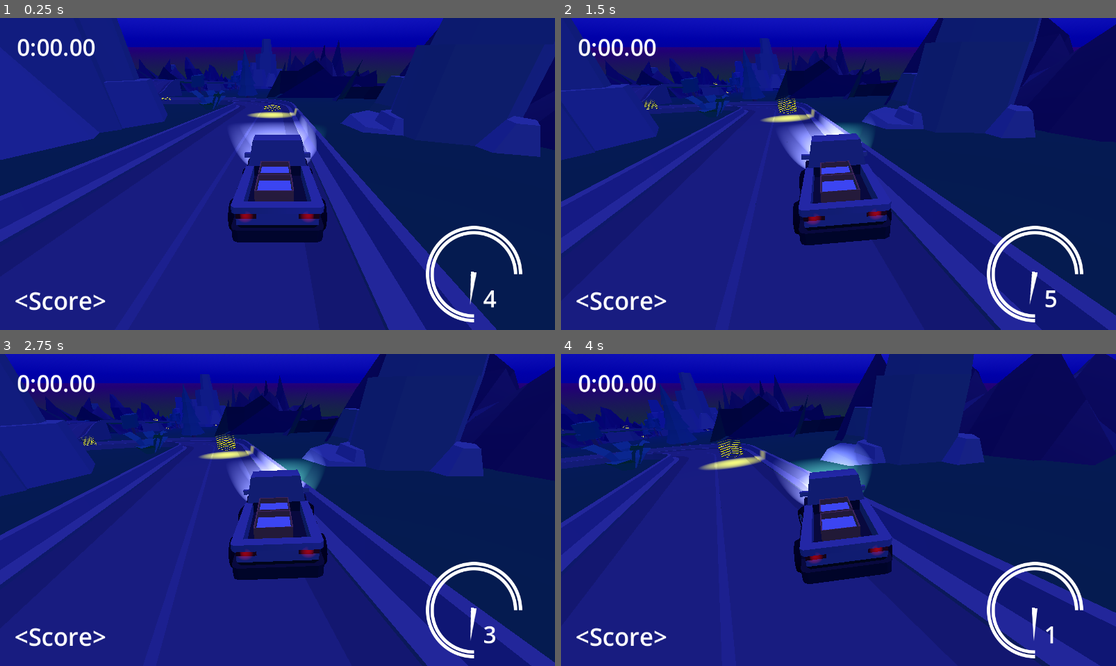
Above: before the commit, frames 1-4 (two rows, left to right).
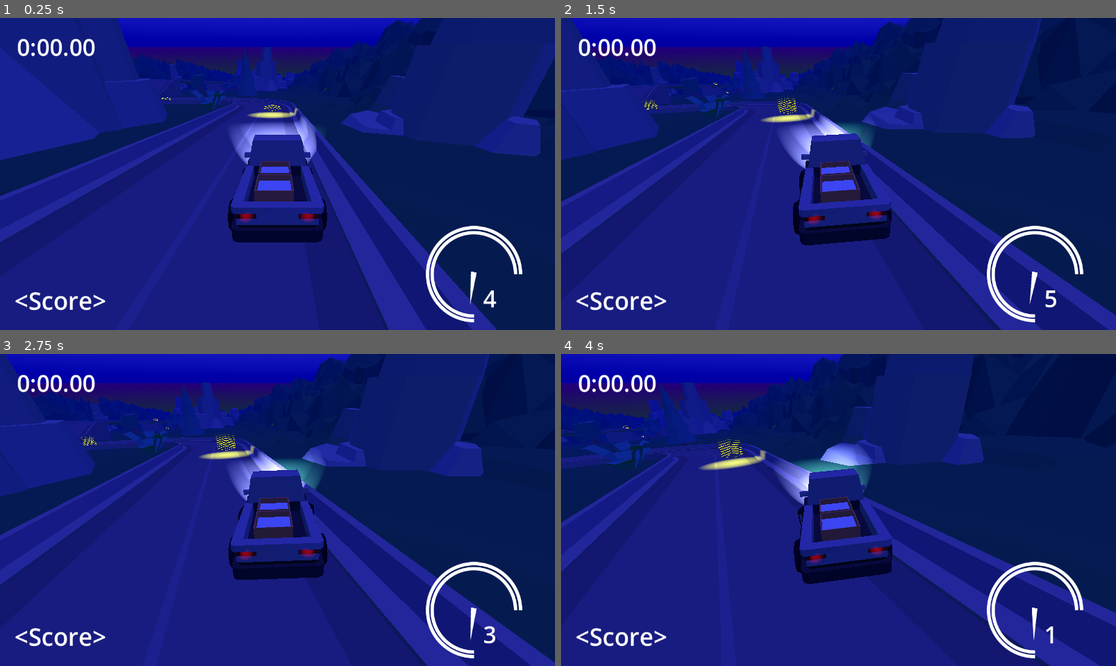
Above: after the commit, the same moments.

Repository: Yngwarr/tofu-delivery-game
Game: Godot game, scene res://scenes/Game.tscn
Two runs of this game, one before a commit and one after it. Both use one fixed random seed, a clock stepped at 60 frames per second and the inputs below.
Inputs:
- Up to frame 1 (0.25 s): no input
- Up to frame 2 (1.5 s): hold D (steer_right) 0.53-1.28 s; tap W (throttle) at 0.6, 1.35 s; hold S (brake) from 1.28 s (still down)
- Up to frame 3 (2.75 s): release S (brake) at 2.03 s; hold D (steer_right) from 2.03 s (still down); tap W (throttle) at 2.1 s
- Up to frame 4 (4 s): tap W (throttle) at 2.85, 3.6 s; release D (steer_right) at 3.53 s; hold A (steer_left) from 3.53 s (still down)

The runs differ from the first frame. In frame 1, 2.9% of the frame differs, in the area x 23-99%, y 0-45%; in frame 2, 4.1%; in frame 3, 4.3%; in frame 4, 5.5%, in the area x 0-100%, y 0-35%.

Commit message:
mountains

Diff:
--- /dev/null
+++ b/FloorMaterial.tres
@@ -0,0 +1,5 @@
+[gd_resource type="StandardMaterial3D" format=3 uid="uid://bn3ab5a4ynk1t"]
+
+[resource]
+albedo_color = Color(0.172549, 0.45098, 0.294118, 1)
+uv1_scale = Vector3(100, 100, 100)
--- a/scenes/Game.tscn
+++ b/scenes/Game.tscn
@@ -17,9 +17,9 @@
 [ext_resource type="PackedScene" uid="uid://4v02rs3ea4l1" path="res://models/nature/stone_tallA.glb" id="8_uoc4l"]
 [ext_resource type="PackedScene" uid="uid://b30w5ivn4ltip" path="res://models/nature/stone_tallB.glb" id="9_0sm30"]
 [ext_resource type="PackedScene" uid="uid://bip5ewt4nuwq" path="res://models/nature/tree_pineDefaultA.glb" id="10_qmw50"]
+[ext_resource type="Material" uid="uid://bn3ab5a4ynk1t" path="res://FloorMaterial.tres" id="11_4av16"]
 [ext_resource type="PackedScene" uid="uid://xx4pfh80qf33" path="res://models/nature/tree_pineDefaultB.glb" id="11_no28x"]
 [ext_resource type="PackedScene" uid="uid://c8majbdnhpmyo" path="res://models/nature/tree_pineTallB.glb" id="12_2odnt"]
-[ext_resource type="PackedScene" uid="uid://besy1pergldkp" path="res://models/terrain.glb" id="13_bjkub"]
 [ext_resource type="PackedScene" uid="uid://ct7ibmsln7e5w" path="res://scenes/Fork.tscn" id="14_edl5d"]
 [ext_resource type="PackedScene" uid="uid://c0857ljc4fvnr" path="res://models/nature/plant_bush.glb" id="16_ct8mb"]
 [ext_resource type="PackedScene" uid="uid://bhseqk1uacrdv" path="res://models/nature/stone_tallC.glb" id="16_u2l3s"]
@@ -29,16 +29,14 @@
 [ext_resource type="PackedScene" uid="uid://cvwjausc0aj5t" path="res://models/nature/tree_default_fall.glb" id="23_r24r8"]
 [ext_resource type="PackedScene" uid="uid://vixh8y0jqe7s" path="res://models/nature/tree_default.glb" id="24_b8a4w"]
 [ext_resource type="PackedScene" uid="uid://dqasb5kk3vtiy" path="res://models/nature/plant_bushSmall.glb" id="26_xhowt"]
+[ext_resource type="PackedScene" uid="uid://thveqexeyiwd" path="res://models/mount/mount.glb" id="29_q52s7"]
+[ext_resource type="PackedScene" uid="uid://cmykrextw8o71" path="res://models/mount/mount2.glb" id="31_lpi1w"]
 
 [sub_resource type="LabelSettings" id="LabelSettings_k2l0g"]
 font_size = 50
 
 [sub_resource type="WorldBoundaryShape3D" id="WorldBoundaryShape3D_b63vk"]
 plane = Plane(0, 1, 0.15, 0)
-
-[sub_resource type="StandardMaterial3D" id="StandardMaterial3D_gv6ey"]
-albedo_color = Color(0.172549, 0.45098, 0.294118, 1)
-uv1_scale = Vector3(100, 100, 100)
 
 [sub_resource type="PlaneMesh" id="PlaneMesh_qc7a3"]
 size = Vector2(200, 1300)
@@ -180,7 +178,7 @@
 
 [node name="MeshInstance3D" type="MeshInstance3D" parent="Floor"]
 transform = Transform3D(1, 0, 0, 0, 0.989016, -0.147809, 0, 0.147809, 0.989016, 44.031, -91.1425, 609.849)
-material_override = SubResource("StandardMaterial3D_gv6ey")
+material_override = ExtResource("11_4av16")
 mesh = SubResource("PlaneMesh_qc7a3")
 
 [node name="Car" parent="." instance=ExtResource("1_ee4kg")]
@@ -370,10 +368,10 @@
 transform = Transform3D(39.9951, -0.628991, -5.92093e-09, 0.626901, 39.8622, -3.25806, 0.0512322, 3.25766, 39.8671, 31.8245, -2.0939, 16.3508)
 
 [node name="stone_tallB2" parent="Environment" instance=ExtResource("9_0sm30")]
-transform = Transform3D(49.9938, -0.786238, 6.56695e-09, 0.783626, 49.8277, -4.07257, 0.0640403, 4.07207, 49.8339, 15.8419, -28.3631, 243.687)
+transform = Transform3D(49.9938, -0.786238, 6.56695e-09, 0.783626, 49.8277, -4.07257, 0.0640403, 4.07207, 49.8339, 15.8419, -35.6052, 243.687)
 
 [node name="stone_tallB4" parent="Environment" instance=ExtResource("9_0sm30")]
-transform = Transform3D(49.9938, -0.314495, 0.0012762, 0.783626, 19.9284, -4.15345, 0.0640403, 1.66118, 49.8272, 2.90403, -33.497, 274.337)
+transform = Transform3D(49.9938, -0.314495, 0.0012762, 0.783626, 19.9284, -4.15345, 0.0640403, 1.66118, 49.8272, 2.90403, -41.5685, 274.337)
 
 [node name="stone_tallB3" parent="Environment" instance=ExtResource("9_0sm30")]
 transform = Transform3D(39.9951, -0.628991, -5.92093e-09, 0.626901, 39.8622, -3.25806, 0.0512322, 3.25766, 39.8671, 8.86288, -99.7646, 626.38)
@@ -400,13 +398,13 @@
 transform = Transform3D(-9.99786, 0, -0.206808, 0, 10, 0, 0.206808, 0, -9.99786, 71.8539, -34.3249, 203.309)
 
 [node name="tree_pineDefaultA3" parent="Environment" instance=ExtResource("10_qmw50")]
-transform = Transform3D(-11.9974, 0, -0.248169, 0, 12, 0, 0.248169, 0, -11.9974, 47.8552, -33.1551, 244.21)
+transform = Transform3D(-11.9974, 0, -0.248169, 0, 12, 0, 0.248169, 0, -11.9974, 47.8552, -36.7779, 244.21)
 
 [node name="tree_pineDefaultB3" parent="Environment" instance=ExtResource("11_no28x")]
 transform = Transform3D(-8.21498, 0, -5.70212, 0, 10, 0, 5.70212, 0, -8.21498, 50.6998, -34.859, 225.557)
 
 [node name="tree_pineTallB3" parent="Environment" instance=ExtResource("12_2odnt")]
-transform = Transform3D(-9.99786, 0, -0.206808, 0, 10, 0, 0.206808, 0, -9.99786, 43.7876, -39.6477, 237.875)
+transform = Transform3D(-9.99786, 0, -0.206808, 0, 10, 0, 0.206808, 0, -9.99786, 43.7876, -39.9493, 237.875)
 
 [node name="plant_bush" parent="Environment" instance=ExtResource("16_ct8mb")]
 transform = Transform3D(20, 0, 0, 0, 20, 0, 0, 0, 20, 15.1304, -6.02295, 40.1534)
@@ -421,7 +419,7 @@
 transform = Transform3D(100, 0, 0, 0, 100, 0, 0, 0, 100, 102.847, -105.663, 732.846)
 
 [node name="stone_tallE3" parent="Environment" instance=ExtResource("17_tlxg1")]
-transform = Transform3D(50, 0, 0, 0, 50, 0, 0, 0, 50, -11.3426, -118.66, 854.506)
+transform = Transform3D(50, 0, 0, 0, 50, 0, 0, 0, 50, -11.3426, -124.867, 854.506)
 
 [node name="stone_tallD" parent="Environment" instance=ExtResource("18_00w5a")]
 transform = Transform3D(100, 0, 0, 0, 100, 0, 0, 0, 100, 108.587, -99.1575, 661.05)
@@ -459,143 +457,242 @@
 [node name="tree_default" parent="Environment" instance=ExtResource("24_b8a4w")]
 transform = Transform3D(20, 0, 0, 0, 20, 0, 0, 0, 20, 89.0567, -164.071, 1081.48)
 
-[node name="terrain" parent="." instance=ExtResource("13_bjkub")]
-transform = Transform3D(10, 0, 0, 0, 9.89016, -1.47809, 0, 1.47809, 9.89016, 32.2404, -13.6539, 55.1682)
-
-[node name="Cube" parent="terrain" index="0"]
-visible = false
-
-[node name="Cube001" parent="terrain" index="1"]
-transform = Transform3D(0.895075, 0, -0.445917, 7.45058e-09, 1, 0, 0.445917, 0, 0.895075, -4.79538, 1.00851, 7.94294)
-
-[node name="Cube002" parent="terrain" index="2"]
-transform = Transform3D(1, 0, 0, 0, 1, 0, 0, 0, 1, -0.346122, 0.893184, -0.667167)
-
-[node name="Cube003" parent="terrain" index="3"]
-transform = Transform3D(1, 0, 0, 0, 1, 0, 0, 0, 1, 2.00372, 0.642194, -2.50315)
-
-[node name="Cube004" parent="terrain" index="4"]
-transform = Transform3D(1, 0, 0, 0, 1, 0, 0, 0, 1, -0.471065, 1.28946, -0.864628)
-
-[node name="terrain4" parent="." instance=ExtResource("13_bjkub")]
-transform = Transform3D(10, 0, 0, 0, 9.89016, -1.47809, 0, 1.47809, 9.89016, 71.995, -86.7159, 544.037)
-
-[node name="Cube" parent="terrain4" index="0"]
-visible = false
-
-[node name="Cube001" parent="terrain4" index="1"]
-transform = Transform3D(1, 0, 0, 0, 3, 0, 0, 0, 2, -4.79538, 1.00851, 2.79087)
-
-[node name="Cube002" parent="terrain4" index="2"]
-transform = Transform3D(1, 0, 0, 0, 1, 0, 0, 0, 1, -0.346122, 0.893184, -0.667167)
-
-[node name="Cube003" parent="terrain4" index="3"]
-transform = Transform3D(1, 0, 0, 0, 3, 2.98023e-08, 0, -2.98023e-08, 3, -0.141409, 0.642194, -6.25362)
-
-[node name="Cube004" parent="terrain4" index="4"]
-transform = Transform3D(1, 0, 0, 0, 2, 0, 0, 0, 2, -4.13099, 1.28946, -8.55614)
-
-[node name="terrain2" parent="." instance=ExtResource("13_bjkub")]
-transform = Transform3D(10, 0, 0, 0, 14.8352, -1.66256, 0, 2.21714, 11.1245, 53.019, -29.1426, 158.806)
-
-[node name="Cube" parent="terrain2" index="0"]
-visible = false
-
-[node name="Cube001" parent="terrain2" index="1"]
-transform = Transform3D(1, 0, 0, 0, 1, -5.21541e-08, 0, -1.04308e-07, 1, 1.17765, 0.811931, 4.28532)
-
-[node name="Cube002" parent="terrain2" index="2"]
-transform = Transform3D(1, 0, 0, 0, 1, 0, 0, 0, 1, -0.346122, 0.893184, -0.667167)
-
-[node name="Cube003" parent="terrain2" index="3"]
-transform = Transform3D(1, 0, 0, 0, 1, -1.49012e-08, 0, -5.96046e-08, 1, 2.54881, 0.602769, -2.50315)
-
-[node name="Cube004" parent="terrain2" index="4"]
-transform = Transform3D(1, 0, 0, 0, 1, 2.68221e-07, 0, -8.9407e-08, 3, -0.568597, 0.921193, -6.60868)
-
-[node name="terrain3" parent="." instance=ExtResource("13_bjkub")]
-transform = Transform3D(10, 0, 0, 0, 14.8352, -1.66256, 0, 2.21714, 11.1245, 53.019, -58.8673, 357.698)
-
-[node name="Cube" parent="terrain3" index="0"]
-visible = false
-
-[node name="Cube001" parent="terrain3" index="1"]
-transform = Transform3D(1, 0, 0, 0, 1, -4.47035e-08, 0, -1.49012e-07, 1, 1.17765, 0.673081, 2.2203)
-
-[node name="Cube002" parent="terrain3" index="2"]
-transform = Transform3D(1, 0, 0, 0, 1, 2.98023e-08, 0, -2.98023e-08, 3, 4.47423, 0.893185, -0.667168)
-
-[node name="Cube003" parent="terrain3" index="3"]
-transform = Transform3D(1, 0, 0, 0, 2, 1.78814e-07, 0, -1.49012e-07, 3, 3.45204, 0.602768, -6.12143)
-
-[node name="Cube004" parent="terrain3" index="4"]
-transform = Transform3D(1, 0, 0, 0, 1, -5.21541e-08, 0, -1.93715e-07, 1, -0.278934, 0.921195, -3.50577)
-
-[node name="terrain6" parent="." instance=ExtResource("13_bjkub")]
-transform = Transform3D(10, 0, 0, 0, 14.8352, -1.66256, 0, 2.21714, 11.1245, 35.642, -135.835, 872.702)
-
-[node name="Cube" parent="terrain6" index="0"]
-visible = false
-
-[node name="Cube001" parent="terrain6" index="1"]
-transform = Transform3D(1, 0, 0, 0, 1, -4.47035e-08, 0, -1.3411e-07, 1, -0.572208, 0.811932, 1.33598)
-
-[node name="Cube002" parent="terrain6" index="2"]
-transform = Transform3D(1, 0, 0, 0, 1, -7.45058e-09, 0, -2.98023e-08, 1, 3.48169, 0.893185, -0.667168)
-
-[node name="Cube003" parent="terrain6" index="3"]
-transform = Transform3D(1, 0, 0, 0, 2, 5.96047e-08, 0, -2.98023e-08, 4, 6.80079, 0.602769, -9.41296)
-
-[node name="Cube004" parent="terrain6" index="4"]
-transform = Transform3D(1, 0, 0, 0, 3, 3.57628e-07, 0, -2.38419e-07, 5, -1.172, 0, -10)
-
-[node name="terrain5" parent="." instance=ExtResource("13_bjkub")]
-transform = Transform3D(10, 0, 0, 0, 14.8352, -1.66256, 0, 2.21714, 11.1245, 53.019, -58.8673, 357.698)
-
-[node name="Cube" parent="terrain5" index="0"]
-visible = false
-
-[node name="Cube001" parent="terrain5" index="1"]
-transform = Transform3D(1, 0, 0, 0, 1, -5.96046e-08, 0, -1.78814e-07, 1, 12.7128, 0.67308, 42.1975)
-
-[node name="Cube002" parent="terrain5" index="2"]
-transform = Transform3D(1, 0, 0, 0, 2, 2.98023e-07, 0, -1.78814e-07, 4, -16.3682, -0.357639, 5.88242)
-
-[node name="Cube003" parent="terrain5" index="3"]
-transform = Transform3D(0.872335, 0, 1.46673, 7.45058e-09, 2, -8.9407e-08, -0.488911, -1.49012e-07, 2.61701, -18.8113, 0.602769, 19.649)
-
-[node name="Cube004" parent="terrain5" index="4"]
-transform = Transform3D(1, 0, 0, 0, 1, -5.21541e-08, 0, -1.78814e-07, 1, -2.27145, 0.921192, 32.4073)
-
-[node name="terrain7" parent="." instance=ExtResource("13_bjkub")]
-transform = Transform3D(10, 0, 0, 0, 14.8352, -1.66256, 0, 2.21714, 11.1245, 49.3794, -130.962, 840.093)
-
-[node name="Cube" parent="terrain7" index="0"]
-visible = false
-
-[node name="Cube001" parent="terrain7" index="1"]
-transform = Transform3D(1, 0, 0, 0, 0.999996, 0.00370003, 0, -0.00370029, 0.999996, 17.612, 0.624228, 28.995)
-
-[node name="Cube002" parent="terrain7" index="2"]
-transform = Transform3D(-0.999827, -4.44089e-16, 0.0746262, -1.39698e-09, 2, -1.07288e-06, -0.0186565, -3.57628e-07, -3.99931, 15.4941, 1.16753, 17.3151)
-
-[node name="Cube003" parent="terrain7" index="3"]
-transform = Transform3D(1, 0, 0, 0, 2, 2.67685e-07, 0, -2.67685e-07, 2, -14.4322, 0.602774, 22.1377)
-
-[node name="Cube004" parent="terrain7" index="4"]
-transform = Transform3D(1, 0, 0, 0, 1, -5.21541e-08, 0, -2.23517e-07, 1, -3.11764, 0.921192, 32.4073)
-
 [node name="plant_bushSmall" parent="." instance=ExtResource("26_xhowt")]
 transform = Transform3D(50, 0, 0, 0, 49.5211, -6.90334, 0, 6.90334, 49.5211, 29.4494, -102.266, 681.772)
+
+[node name="mount" parent="." instance=ExtResource("29_q52s7")]
+transform = Transform3D(-2.16156e-07, -3.23048e-08, -5, -0.739047, 4.94508, 0, 4.94508, 0.739047, -2.18557e-07, 145.381, -4.1528, 31.7851)
+
+[node name="Plane" parent="mount" index="0"]
+transform = Transform3D(1, 0, 0, 0, 1, 0, 7.10543e-15, 1.33227e-15, 1, 0.288128, -1.92792, 0)
+material_override = ExtResource("11_4av16")
+
+[node name="mount2" parent="." instance=ExtResource("31_lpi1w")]
+transform = Transform3D(-2.16156e-07, -3.23048e-08, -5, -0.739047, 4.94508, 1.41319e-15, 4.94508, 0.739047, -2.18557e-07, 170.555, -21.9296, 150.732)
+
+[node name="Plane" parent="mount2" index="0"]
+transform = Transform3D(1, 0, 0, 0, 1, 8.88178e-16, 7.10543e-15, 4.44089e-16, 1, 0.240431, -1.60876, 0)
+material_override = ExtResource("11_4av16")
+
+[node name="mount3" parent="." instance=ExtResource("29_q52s7")]
+transform = Transform3D(-2.16156e-07, -3.23048e-08, -5, -0.739047, 4.94508, 0, 4.94508, 0.739047, -2.18557e-07, 145.381, -40.3968, 253.088)
+
+[node name="Plane" parent="mount3" index="0"]
+transform = Transform3D(1, 0, 0, 0, 1, 0, 3.90799e-14, 5.32907e-15, 1, 3.50289, -1.44747, -4.80179)
+material_override = ExtResource("11_4av16")
+
+[node name="mount5" parent="." instance=ExtResource("29_q52s7")]
+transform = Transform3D(-2.16156e-07, -3.23048e-08, -5, -0.739047, 4.94508, 0, 4.94508, 0.739047, -2.18557e-07, 137.803, -65.2685, 478.72)
+
+[node name="Plane" parent="mount5" index="0"]
+transform = Transform3D(1, 0, 0, 0, 1, 0, 3.90799e-14, 5.32907e-15, 1, 3.50289, -1.44747, -4.80179)
+material_override = ExtResource("11_4av16")
+
+[node name="mount7" parent="." instance=ExtResource("29_q52s7")]
+transform = Transform3D(-2.16156e-07, -3.23048e-08, -5, -0.739047, 4.94508, 0, 4.94508, 0.739047, -2.18557e-07, 151.227, -83.2404, 709.163)
+
+[node name="Plane" parent="mount7" index="0"]
+transform = Transform3D(1, 0, 0, 0, 1, 0, 4.9738e-14, 5.32907e-15, 1, 4.00096, -4.77998, -4.8018)
+material_override = ExtResource("11_4av16")
+
+[node name="mount9" parent="." instance=ExtResource("29_q52s7")]
+transform = Transform3D(-2.16156e-07, -3.23048e-08, -5, -0.739047, 4.94508, 0, 4.94508, 0.739047, -2.18557e-07, 151.227, -116.809, 925.537)
+
+[node name="Plane" parent="mount9" index="0"]
+transform = Transform3D(1, 0, 0, 0, 1, 0, 4.9738e-14, 5.32907e-15, 1, 4.00096, -4.77998, -4.8018)
+material_override = ExtResource("11_4av16")
+
+[node name="mount16" parent="." instance=ExtResource("29_q52s7")]
+transform = Transform3D(-0.895143, 0.13378, 4.9174, 0.739047, 4.94508, 4.40898e-08, -4.86339, 0.726838, -0.905084, -23.9991, -128.98, 1055.56)
+
+[node name="Plane" parent="mount16" index="0"]
+transform = Transform3D(1, 0, -2.98023e-08, 0, 1, 0, 0, 0, 1, 3.87755, -5.6057, -4.8018)
+material_override = ExtResource("11_4av16")
+
+[node name="mount18" parent="." instance=ExtResource("29_q52s7")]
+transform = Transform3D(-0.895143, 0.13378, 4.9174, 0.739047, 4.94508, 4.40898e-08, -4.86339, 0.726838, -0.905084, -64.2425, -98.8654, 858.76)
+
+[node name="Plane" parent="mount18" index="0"]
+transform = Transform3D(0.989705, 0.00153866, -0.143112, 0.00153856, 0.99977, 0.0213883, 0.143112, -0.0213882, 0.989475, 3.0495, -7.20252, -1.63472)
+material_override = ExtResource("11_4av16")
+
+[node name="mount20" parent="." instance=ExtResource("29_q52s7")]
+transform = Transform3D(0.741256, -0.110781, 4.94351, 0.739047, 4.94508, 2.88959e-08, -4.88921, 0.730697, 0.749489, -60.702, -68.7832, 632.69)
+
+[node name="Plane" parent="mount20" index="0"]
+transform = Transform3D(1, 0, -2.98023e-08, 0, 1, 0, 0, 0, 1, 3.87755, -5.6057, -4.8018)
+material_override = ExtResource("11_4av16")
+
+[node name="mount23" parent="." instance=ExtResource("29_q52s7")]
+transform = Transform3D(0.127118, -0.0189978, 4.99835, 0.739047, 4.94508, 3.01678e-08, -4.94345, 0.738803, 0.12853, -34.7621, -22.4043, 314.234)
+
+[node name="Plane" parent="mount23" index="0"]
+transform = Transform3D(1, 0, -2.98023e-08, 0, 1, 0, 0, 0, 1, 3.87755, -5.6057, -4.8018)
+material_override = ExtResource("11_4av16")
+
+[node name="mount25" parent="." instance=ExtResource("29_q52s7")]
+transform = Transform3D(0.127118, -0.0189978, 4.99835, 0.739047, 4.94508, 3.01678e-08, -4.94345, 0.738803, 0.12853, -36.4973, 8.75429, 108.348)
+
+[node name="Plane" parent="mount25" index="0"]
+transform = Transform3D(1, -2.98023e-08, -2.98023e-08, 0, 1, 4.65661e-10, -5.58794e-09, 9.31323e-10, 1, 3.81894, -5.59694, -7.10646)
+material_override = ExtResource("11_4av16")
+
+[node name="mount27" parent="." instance=ExtResource("29_q52s7")]
+transform = Transform3D(4.99279, 0, 0.26839, 0, 5, 0, -0.26839, 0, 4.99279, -16.5513, 30.8687, -48.127)
+
+[node name="Plane" parent="mount27" index="0"]
+transform = Transform3D(1, 0, -4.09782e-08, 0, 1, 0, 1.49012e-08, 0, 1, 3.93376, -5.6057, -5.84744)
+material_override = ExtResource("11_4av16")
+
+[node name="mount28" parent="." instance=ExtResource("29_q52s7")]
+transform = Transform3D(4.9579, 0, -0.647439, 0, 5, 0, 0.647439, 0, 4.95791, 82.7094, 30.8687, -48.549)
+
+[node name="Plane" parent="mount28" index="0"]
+transform = Transform3D(1, 0, -2.98023e-08, 0, 1, 0, 0, 0, 1, 3.87755, -5.6057, -4.8018)
+material_override = ExtResource("11_4av16")
+
+[node name="mount29" parent="." instance=ExtResource("29_q52s7")]
+transform = Transform3D(3.49432, 0, -3.57627, 0, 5, 0, 3.57627, 0, 3.49433, 138.687, 30.8687, -39.3865)
+
+[node name="Plane" parent="mount29" index="0"]
+transform = Transform3D(1, 0, -2.98023e-08, 0, 1, 0, 0, 0, 1, 3.87755, -5.6057, -4.8018)
+material_override = ExtResource("11_4av16")
+
+[node name="mount22" parent="." instance=ExtResource("29_q52s7")]
+transform = Transform3D(0.741256, -0.110781, 4.94351, 0.739047, 4.94508, 2.88959e-08, -4.88921, 0.730697, 0.749489, -53.7433, -37.6622, 426.682)
+
+[node name="Plane" parent="mount22" index="0"]
+transform = Transform3D(1, 0, -2.98023e-08, 0, 1, 0, 0, 0, 1, 3.87755, -5.6057, -4.8018)
+material_override = ExtResource("11_4av16")
+
+[node name="mount24" parent="." instance=ExtResource("29_q52s7")]
+transform = Transform3D(0.741256, -0.110781, 4.94351, 0.739047, 4.94508, 2.88959e-08, -4.88921, 0.730697, 0.749489, -53.7433, -5.65396, 216.367)
+
+[node name="Plane" parent="mount24" index="0"]
+transform = Transform3D(1, 0, -2.98023e-08, 0, 1, 0, 0, 0, 1, 3.87755, -5.6057, -4.8018)
+material_override = ExtResource("11_4av16")
+
+[node name="mount26" parent="." instance=ExtResource("29_q52s7")]
+transform = Transform3D(0.493034, -0.0736843, 4.97509, 0.739047, 4.94508, 3.01678e-08, -4.92044, 0.735364, 0.498509, -53.6326, 24.2545, -1.21329)
+
+[node name="Plane" parent="mount26" index="0"]
+transform = Transform3D(1, 0, -2.98023e-08, 0, 1, 0, 0, 0, 1, 3.87755, -5.6057, -4.8018)
+material_override = ExtResource("11_4av16")
+
+[node name="mount11" parent="." instance=ExtResource("29_q52s7")]
+transform = Transform3D(-2.16156e-07, -3.23048e-08, -5, -0.739047, 4.94508, 0, 4.94508, 0.739047, -2.18557e-07, 162.16, -149.927, 1162.28)
+
+[node name="Plane" parent="mount11" index="0"]
+transform = Transform3D(1, 0, 0, 0, 1, 0, 4.9738e-14, 5.32907e-15, 1, 4.00096, -4.77998, -4.8018)
+material_override = ExtResource("11_4av16")
+
+[node name="mount13" parent="." instance=ExtResource("29_q52s7")]
+transform = Transform3D(-3.52738, -0.527171, 3.50424, -0.739047, 4.94508, 2.22045e-15, -3.46574, -0.517959, -3.56656, 83.8804, -149.927, 1249.33)
+
+[node name="Plane" parent="mount13" index="0"]
+transform = Transform3D(1, 0, 0, 0, 1, 0, 4.9738e-14, 5.32907e-15, 1, 4.00096, -4.77998, -4.8018)
+material_override = ExtResource("11_4av16")
+
+[node name="mount15" parent="." instance=ExtResource("29_q52s7")]
+transform = Transform3D(-0.551223, 0.0823808, 4.96884, 0.739047, 4.94508, 0, -4.91426, 0.734441, -0.557345, -10.4687, -149.927, 1154.97)
+
+[node name="Plane" parent="mount15" index="0"]
+transform = Transform3D(1, 0, 0, 0, 1, 0, 4.9738e-14, 5.32907e-15, 1, 4.00096, -4.77998, -4.8018)
+material_override = ExtResource("11_4av16")
+
+[node name="mount4" parent="." instance=ExtResource("31_lpi1w")]
+transform = Transform3D(-2.16156e-07, -3.23048e-08, -5, -0.739047, 4.94508, 1.41319e-15, 4.94508, 0.739047, -2.18557e-07, 170.555, -58.1736, 372.035)
+
+[node name="Plane" parent="mount4" index="0"]
+transform = Transform3D(1, 0, 0, 0, 1, 2.66454e-15, 2.84217e-14, 8.88178e-16, 1, 2.99048, -1.19776, 0)
+material_override = ExtResource("11_4av16")
+
+[node name="mount6" parent="." instance=ExtResource("31_lpi1w")]
+transform = Transform3D(-2.16156e-07, -3.23048e-08, -5, -0.739047, 4.94508, 1.41319e-15, 4.94508, 0.739047, -2.18557e-07, 170.555, -80.7917, 596.218)
+
+[node name="Plane" parent="mount6" index="0"]
+transform = Transform3D(1, 0, 0, 0, 1, 2.66454e-15, 3.90799e-14, 8.88178e-16, 1, 3.15483, -2.29739, 0)
+material_override = ExtResource("11_4av16")
+
+[node name="mount8" parent="." instance=ExtResource("31_lpi1w")]
+transform = Transform3D(-2.16156e-07, -3.23048e-08, -5, -0.739047, 4.94508, 1.41319e-15, 4.94508, 0.739047, -2.18557e-07, 170.555, -112.687, 827.542)
+
+[node name="Plane" parent="mount8" index="0"]
+transform = Transform3D(1, 0, 0, 0, 1, 2.66454e-15, 3.90799e-14, 8.88178e-16, 1, 3.15483, -2.29739, 0)
+material_override = ExtResource("11_4av16")
+
+[node name="mount17" parent="." instance=ExtResource("31_lpi1w")]
+transform = Transform3D(0.479892, -0.0717204, 4.9764, 0.739047, 4.94508, 0, -4.92174, 0.735559, 0.485222, -53.7764, -132.703, 947.977)
+
+[node name="Plane" parent="mount17" index="0"]
+transform = Transform3D(0.988352, 0.00174086, 0.152175, 0.00174086, 0.99974, -0.0227427, -0.152175, 0.0227427, 0.988092, 3.03305, -2.2792, -1.26282)
+material_override = ExtResource("11_4av16")
+
+[node name="mount19" parent="." instance=ExtResource("31_lpi1w")]
+transform = Transform3D(1.15332, -0.172364, 4.86211, 0.739047, 4.94508, 9.26927e-09, -4.80871, 0.718666, 1.16612, -67.4879, -110.144, 742.581)
+
+[node name="Plane" parent="mount19" index="0"]
+transform = Transform3D(0.988352, 0.00174086, 0.152175, 0.00174086, 0.99974, -0.0227427, -0.152175, 0.0227427, 0.988092, 3.03305, -2.2792, -1.26282)
+material_override = ExtResource("11_4av16")
+
+[node name="mount21" parent="." instance=ExtResource("31_lpi1w")]
+transform = Transform3D(1.14836, -0.171624, 4.86331, 0.739047, 4.94508, 1.85385e-08, -4.80989, 0.718844, 1.16112, -64.0343, -66.6753, 510.282)
+
+[node name="Plane" parent="mount21" index="0"]
+transform = Transform3D(0.988352, 0.00174086, 0.152175, 0.00174086, 0.99974, -0.0227427, -0.152175, 0.0227427, 0.988092, 3.03305, -2.2792, -1.26282)
+material_override = ExtResource("11_4av16")
+
+[node name="mount10" parent="." instance=ExtResource("31_lpi1w")]
+transform = Transform3D(-2.16156e-07, -3.23048e-08, -5, -0.739047, 4.94508, 1.41319e-15, 4.94508, 0.739047, -2.18557e-07, 188.24, -147.957, 1048.35)
+
+[node name="Plane" parent="mount10" index="0"]
+transform = Transform3D(1, 0, 0, 0, 1, 2.66454e-15, 3.90799e-14, 8.88178e-16, 1, 3.15483, -2.29739, 0)
+material_override = ExtResource("11_4av16")
+
+[node name="mount12" parent="." instance=ExtResource("31_lpi1w")]
+transform = Transform3D(-4.04353, -0.60431, -2.87831, -0.739047, 4.94508, 2.82638e-15, 2.84669, 0.425441, -4.08844, 188.24, -169.115, 1261.67)
+
+[node name="Plane" parent="mount12" index="0"]
+transform = Transform3D(1, 0, 0, 0, 1, 2.66454e-15, 3.90799e-14, 8.88178e-16, 1, 3.15483, -2.29739, 0)
+material_override = ExtResource("11_4av16")
+
+[node name="mount14" parent="." instance=ExtResource("31_lpi1w")]
+transform = Transform3D(-4.92137, -0.735503, -0.489043, -0.739047, 4.94508, 1.81659e-08, 0.483672, 0.0722852, -4.97603, -12.219, -177.035, 1215.55)
+
+[node name="Plane" parent="mount14" index="0"]
+transform = Transform3D(1, 0, 0, 0, 1, 2.66454e-15, 3.90799e-14, 8.88178e-16, 1, 3.15483, -2.29739, 0)
+material_override = ExtResource("11_4av16")
 
 [editable path="Colliders/Fork2"]
 [editable path="Colliders/Fork3"]
 [editable path="Colliders/Fork4"]
 [editable path="Colliders/Fork5"]
-[editable path="terrain"]
-[editable path="terrain4"]
-[editable path="terrain2"]
-[editable path="terrain3"]
-[editable path="terrain6"]
-[editable path="terrain5"]
-[editable path="terrain7"]
+[editable path="mount"]
+[editable path="mount2"]
+[editable path="mount3"]
+[editable path="mount5"]
+[editable path="mount7"]
+[editable path="mount9"]
+[editable path="mount16"]
+[editable path="mount18"]
+[editable path="mount20"]
+[editable path="mount23"]
+[editable path="mount25"]
+[editable path="mount27"]
+[editable path="mount28"]
+[editable path="mount29"]
+[editable path="mount22"]
+[editable path="mount24"]
+[editable path="mount26"]
+[editable path="mount11"]
+[editable path="mount13"]
+[editable path="mount15"]
+[editable path="mount4"]
+[editable path="mount6"]
+[editable path="mount8"]
+[editable path="mount17"]
+[editable path="mount19"]
+[editable path="mount21"]
+[editable path="mount10"]
+[editable path="mount12"]
+[editable path="mount14"]
Binary file added: models/mount/mount.glb
Not shown, added: models/mount/mount.glb.import
Binary file added: models/mount/mount2.glb
Not shown, added: models/mount/mount2.glb.import
Not shown: 1 places in scenes/Game.tscn that only renumber resources
